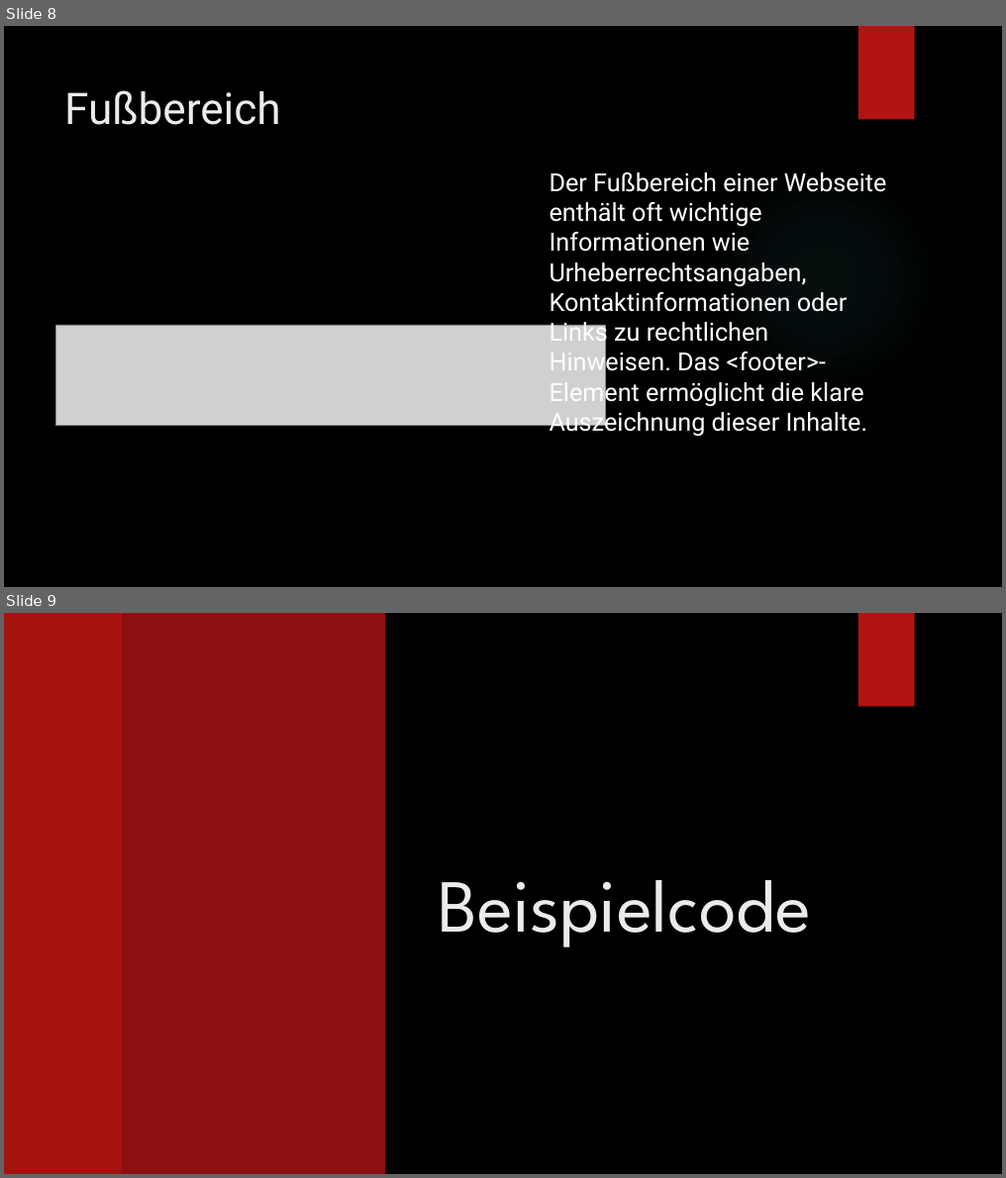
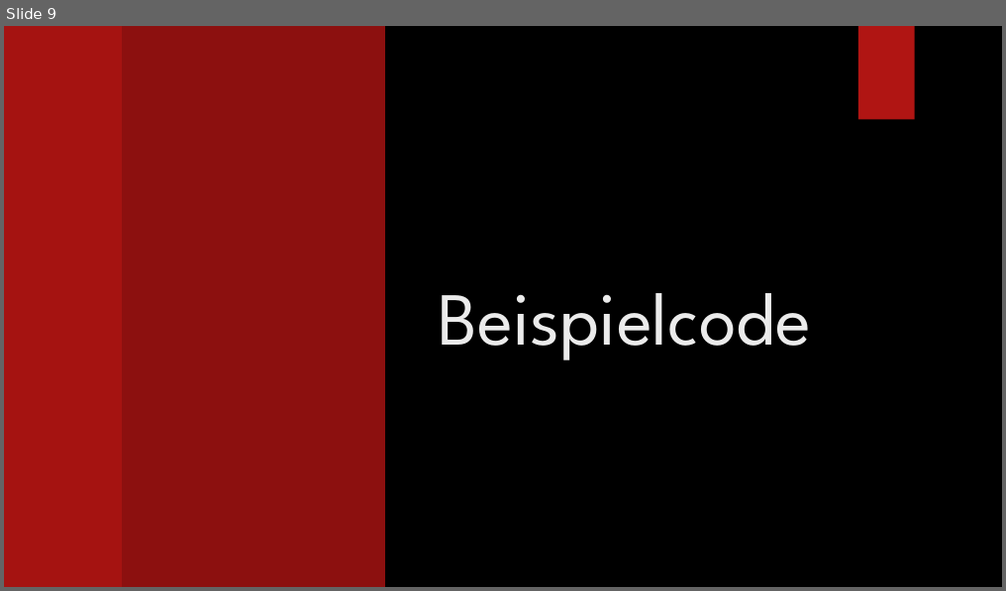
Before and after one commit to Loreytox/LA-1600, a slide deck: HTML-Layout-Elemente.pptx. Shown one above the other, each under a label of ours: slides 8 and 9 before the commit, slide 9 after it. The pictures are 1006x1178 and 1006x591 pixels, drawn with LibreOffice and Linux fonts; fonts in the diff are those of the drawing; grey boxes stand for pictures; background and template pictures are left out. Boxes give left, top, right and bottom in pixels: in the first picture for what was removed or moved away, otherwise in the second. Text is boxed around its words. In the diff, an @@ line names an element or a change of style, - is before the commit and + after.

```diff
--- a/HTML-Layout-Elemente.pptx
+++ b/HTML-Layout-Elemente.pptx
@@ slide 8 removed at (4,26,1002,587), background picture (left out) @@
@@ rectangle removed at (858,26,915,120) @@
@@ title removed at (64,90,281,125) @@
-Fußbereich
@@ text removed at (549,173,887,437) @@
-Der Fußbereich einer Webseite enthält oft wichtige Informationen wie Urheberrechtsangaben, Kontaktinformationen oder Links zu rechtlichen Hinweisen. Das <footer>-Element ermöglicht die klare Auszeichnung dieser Inhalte.
@@ ellipse removed at (709,163,939,393) @@
@@ picture removed at (56,325,605,425) @@
```
Also in this commit, not shown: 6 slides changed, 2 slides added, 1 other slide removed.
